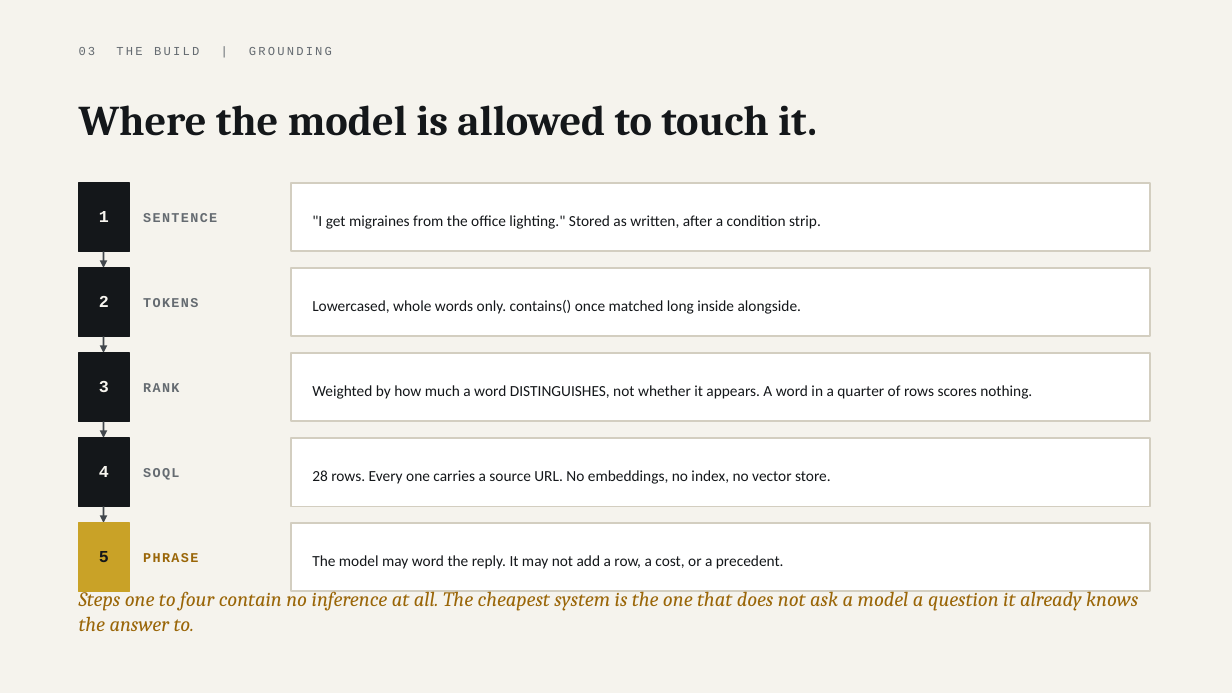
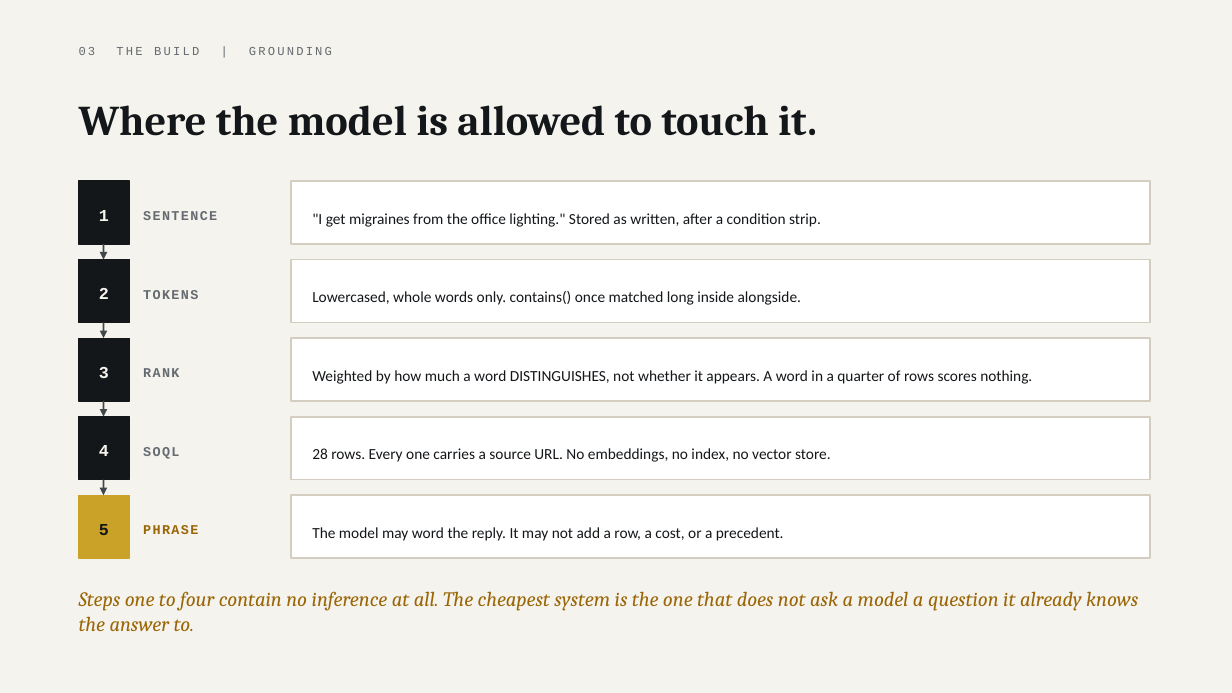
Before and after one commit to parthsevak2/curb-cut, a slide deck: slide 15 of submission/Curb-Cut.pptx. Drawn at 1232x693 pixels with LibreOffice and Linux fonts; fonts in the diff are those of the drawing. Boxes give left, top, right and bottom in pixels: in the first picture for what was removed or moved away, otherwise in the second. Text is boxed around its words. In the diff, an @@ line names an element or a change of style, - is before the commit and + after.

```diff
--- a/submission/Curb-Cut.pptx
+++ b/submission/Curb-Cut.pptx
@@ rectangle: place and size @@
-rectangle at bbox=[79, 183, 129, 251]
+rectangle at bbox=[79, 181, 129, 244]
@@ rectangle: place and size @@
-rectangle at bbox=[291, 183, 1151, 251]
+rectangle at bbox=[291, 181, 1151, 244]
@@ rectangle: place and size @@
-rectangle at bbox=[79, 268, 129, 336]
+rectangle at bbox=[79, 260, 129, 323]
@@ arrow moved from (104, 251) - (104, 268) to (104, 244) - (104, 260) @@
@@ rectangle: place and size @@
-rectangle at bbox=[291, 268, 1151, 336]
+rectangle at bbox=[291, 260, 1151, 323]
@@ 3 texts: place and size @@
-3 texts at bbox=[99, 296, 801, 314]
+3 texts at bbox=[99, 288, 801, 305]
@@ 3 texts, 1 arrow: place and size @@
-3 texts, 1 arrow at bbox=[99, 336, 1032, 399]
+3 texts, 1 arrow at bbox=[99, 323, 1032, 384]
@@ rectangle: place and size @@
-rectangle at bbox=[79, 353, 129, 421]
+rectangle at bbox=[79, 338, 129, 401]
@@ rectangle: place and size @@
-rectangle at bbox=[291, 353, 1151, 421]
+rectangle at bbox=[291, 338, 1151, 401]
@@ rectangle: place and size @@
-rectangle at bbox=[79, 438, 129, 506]
+rectangle at bbox=[79, 417, 129, 480]
@@ 3 texts, 1 arrow: place and size @@
-3 texts, 1 arrow at bbox=[99, 421, 831, 484]
+3 texts, 1 arrow at bbox=[99, 401, 831, 462]
@@ rectangle: place and size @@
-rectangle at bbox=[291, 438, 1151, 506]
+rectangle at bbox=[291, 417, 1151, 480]
@@ rectangle: place and size @@
-rectangle at bbox=[79, 523, 129, 592]
+rectangle at bbox=[79, 495, 129, 558]
@@ arrow moved from (104, 506) - (104, 523) to (104, 480) - (104, 495) @@
@@ rectangle: place and size @@
-rectangle at bbox=[291, 523, 1151, 592]
+rectangle at bbox=[291, 495, 1151, 558]
@@ 3 texts: place and size @@
-3 texts at bbox=[99, 551, 784, 569]
+3 texts at bbox=[99, 524, 784, 541]
```
Also in this commit, not shown: 2 other slides changed, 2 other files.
